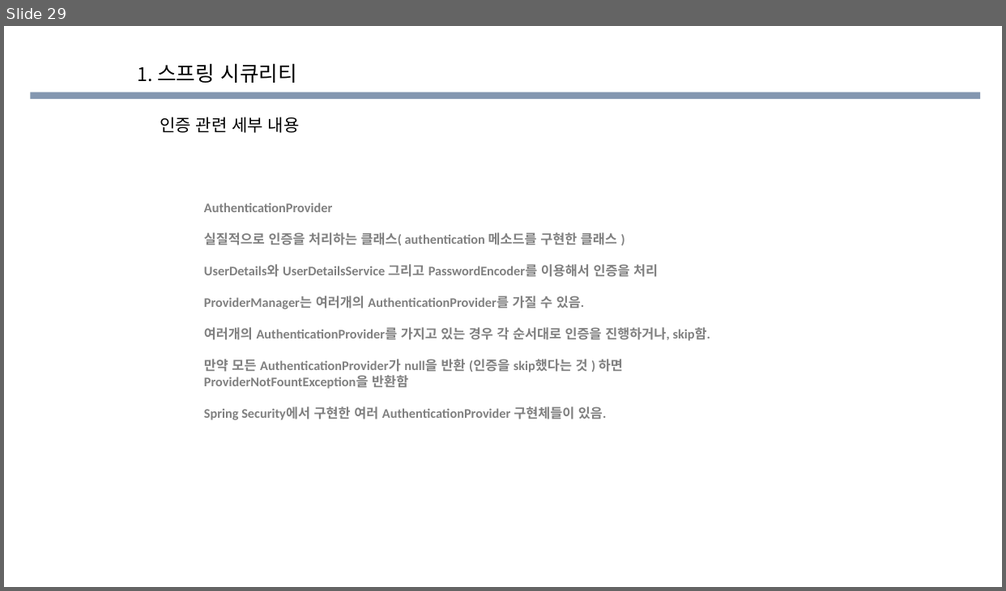
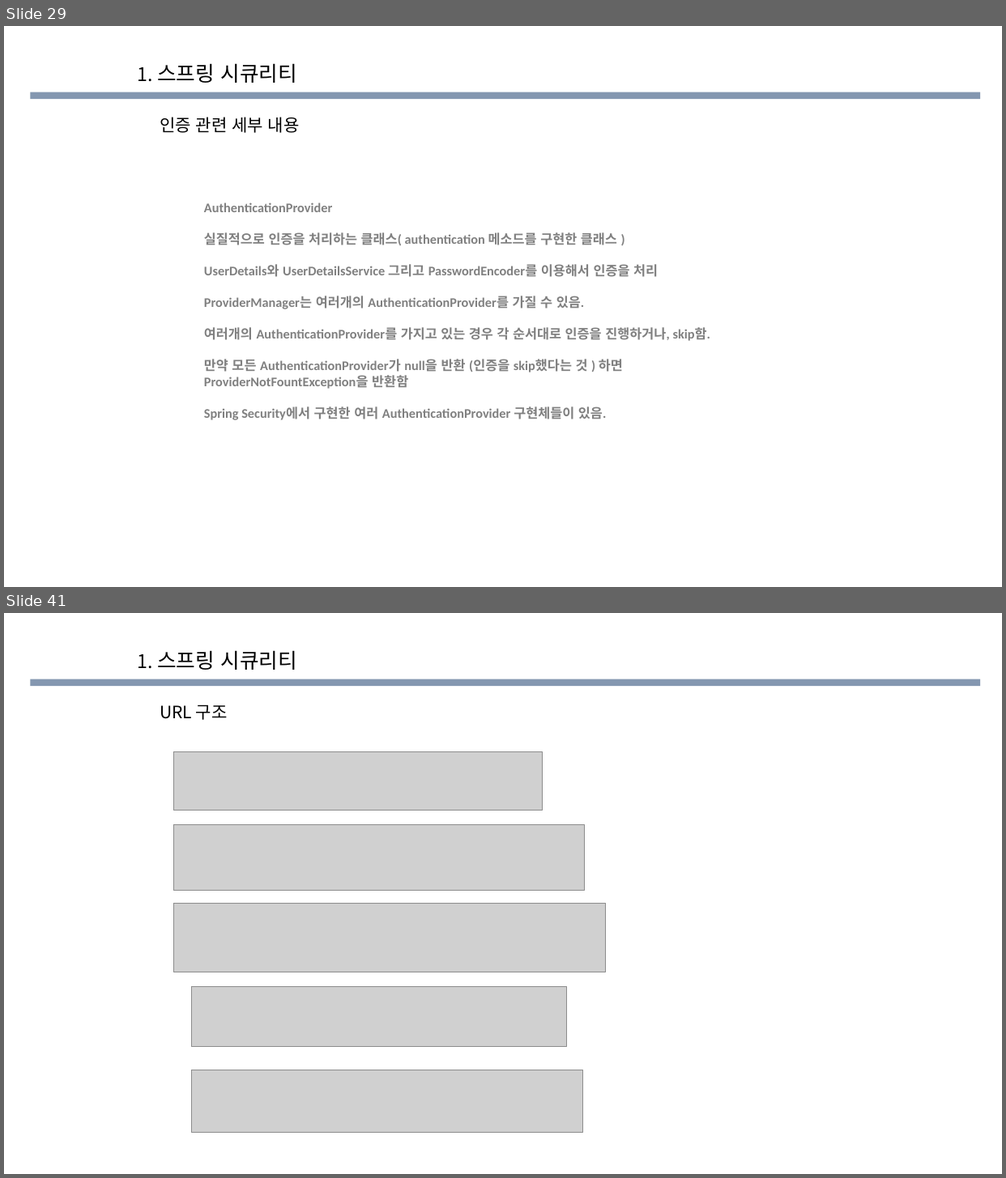
Before and after one commit to eongss/testproject, a slide deck: 소스코드 공부한거.pptx. Shown one above the other, each under a label of ours: slide 29 before the commit, slides 29 and 41 after it; the slides between them are not shown. The pictures are 1006x591 and 1006x1178 pixels, drawn with LibreOffice and Linux fonts; fonts in the diff are those of the drawing; grey boxes stand for pictures; background and template pictures are left out. Boxes give left, top, right and bottom in pixels: in the first picture for what was removed or moved away, otherwise in the second. Text is boxed around its words. In the diff, an @@ line names an element or a change of style, - is before the commit and + after.

```diff
--- a/소스코드 공부한거.pptx
+++ b/소스코드 공부한거.pptx
@@ slide 41 added at bbox=[4, 613, 1002, 1174], background picture (left out); not listed: 1 template element that a slide beside it also shows @@
@@ text added at bbox=[138, 650, 297, 670], 20 pt, text #000000 @@
+1. 스프링 시큐리티
@@ text added at bbox=[160, 705, 228, 720], 16.3 pt, text #000000 @@
+URL 구조
@@ picture added at bbox=[174, 752, 543, 811] @@
@@ picture added at bbox=[174, 825, 584, 890] @@
@@ picture added at bbox=[174, 904, 606, 973] @@
@@ picture added at bbox=[192, 986, 567, 1046] @@
@@ picture added at bbox=[192, 1071, 583, 1132] @@
```
Also in this commit, not shown: 3 slides changed, 13 other slides added, 4 other files.
